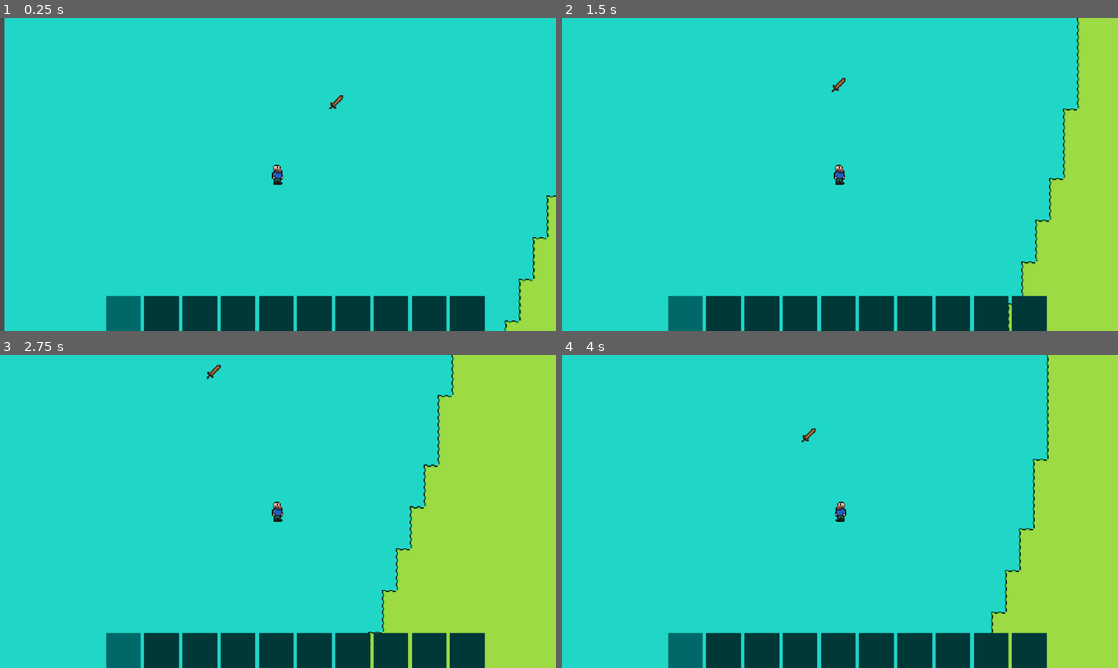
Above: before the commit, frames 1-4 (two rows, left to right).
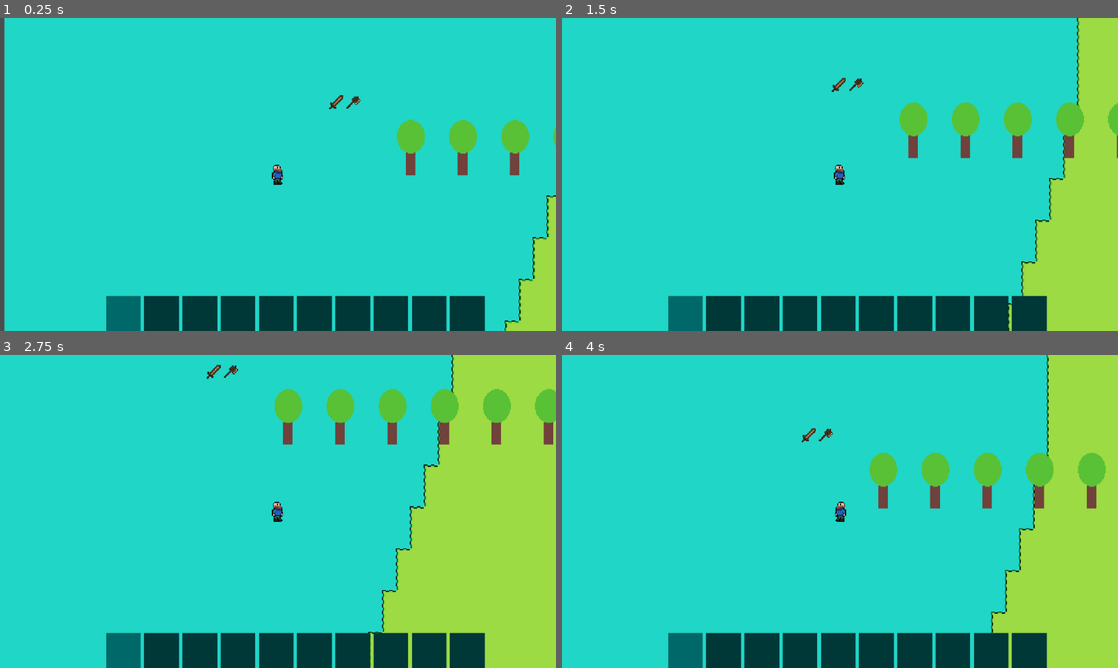
Above: after the commit, the same moments.

Repository: spsJakubSzydlowski/Evergrint
Game: Godot game, scene res://scenes/main.tscn
Two runs of this game, one before a commit and one after it. Both use one fixed random seed, a clock stepped at 60 frames per second and the inputs below.
Inputs (mouse positions are in pixels of both pictures, inside the frame that each line leads up to):
- Up to frame 1 (0.25 s): no input
- Up to frame 2 (1.5 s): tap Enter at 0.5 s; move the mouse to (962, 158) at 0.52 s; hold Right 0.53-1.28 s; tap A (a) at 0.6 s; click (962, 158) at 0.8 s; move the mouse to (728, 190) at 1.27 s; hold Down from 1.28 s (still down); click (728, 190) at 1.35 s
- Up to frame 3 (2.75 s): tap D (d) at 1.55, 2.1 s; move the mouse to (333, 442) at 2.02 s; release Down at 2.03 s; hold Right from 2.03 s (still down); tap S (s) at 2.3 s
- Up to frame 4 (4 s): move the mouse to (812, 574) at 2.77 s; release Right at 2.78 s; hold Up 2.78-3.53 s; tap S (s) at 2.85 s; click (812, 574) at 2.92 s; tap W (w) at 3.05, 3.6 s; move the mouse to (1006, 558) at 3.52 s; hold Left from 3.53 s (still down); tap A (a) at 3.8 s

The runs differ from the first frame. In frame 1, 1.7% of the frame differs, in the area x 62-100%, y 24-51%; in frame 2, 2.4%; in frame 3, 3.3%, in the area x 40-100%, y 3-29%; in frame 4, 2.8%.

Commit message:
Trees, axe, tweaks of slime ai, spawning slimes

Diff:
--- a/data/Evergrint.json
+++ b/data/Evergrint.json
@@ -31,10 +31,9 @@
 					"name": "tile_size"
 				},
 				{
-					"typeStr": "6:MeleeStats",
-					"name": "melee_ref",
-					"opt": true,
-					"display": null
+					"typeStr": "6:ActionStats",
+					"name": "action_ref",
+					"opt": true
 				}
 			],
 			"lines": [
@@ -69,14 +68,14 @@
 					"name": "Wooden Sword",
 					"type": 0,
 					"tile_size": 16,
-					"melee_ref": "wooden_sword",
 					"tile": {
 						"file": "../textures/Atlas-melee_weapons.png",
 						"size": 16,
 						"x": 0,
 						"y": 0
 					},
-					"stack_limit": 1
+					"stack_limit": 1,
+					"action_ref": "wooden_sword"
 				},
 				{
 					"id": "green_gel",
@@ -90,13 +89,27 @@
 						"x": 1,
 						"y": 0
 					}
-				}
-			],
-			"separators": [],
-			"props": {}
-		},
-		{
-			"name": "MeleeStats",
+				},
+				{
+					"id": "wooden_axe",
+					"name": "Wooden Axe",
+					"type": 1,
+					"stack_limit": 1,
+					"tile_size": 16,
+					"tile": {
+						"file": "../textures/Atlas-tools-16x16.png",
+						"size": 16,
+						"x": 0,
+						"y": 0
+					},
+					"action_ref": "wooden_axe"
+				}
+			],
+			"separators": [],
+			"props": {}
+		},
+		{
+			"name": "ActionStats",
 			"columns": [
 				{
 					"typeStr": "0",
@@ -121,16 +134,36 @@
 				{
 					"typeStr": "3",
 					"name": "hitbox_y"
+				},
+				{
+					"typeStr": "5:NONE,AXE,PICKAXE",
+					"name": "tool_type"
+				},
+				{
+					"typeStr": "3",
+					"name": "tool_power"
 				}
 			],
 			"lines": [
 				{
 					"damage": 5,
-					"attack_speed": 1,
+					"attack_speed": 1.2,
 					"knockback": 1,
 					"id": "wooden_sword",
 					"hitbox_x": 20,
-					"hitbox_y": 12
+					"hitbox_y": 12,
+					"tool_type": 0,
+					"tool_power": 0
+				},
+				{
+					"id": "wooden_axe",
+					"damage": 1,
+					"attack_speed": 0.5,
+					"knockback": 1,
+					"hitbox_x": 20,
+					"hitbox_y": 12,
+					"tool_type": 1,
+					"tool_power": 2
 				}
 			],
 			"separators": [],
@@ -225,20 +258,29 @@
 					"id": "green_slime",
 					"items": [
 						{
-							"item": "red_apple",
-							"weight": 50
+							"item": "green_apple",
+							"weight": 80
 						},
 						{
-							"item": "green_apple",
-							"weight": 40
-						},
-						{
 							"item": "wooden_sword",
-							"weight": 3
+							"weight": 1
 						},
 						{
 							"item": "green_gel",
 							"weight": 90
+						},
+						{
+							"item": "wooden_axe",
+							"weight": 1
+						}
+					]
+				},
+				{
+					"id": "oak_tree",
+					"items": [
+						{
+							"item": "red_apple",
+							"weight": 100
 						}
 					]
 				}
@@ -264,6 +306,67 @@
 					"name": "weight"
 				}
 			]
+		},
+		{
+			"name": "Resources",
+			"columns": [
+				{
+					"typeStr": "0",
+					"name": "id"
+				},
+				{
+					"typeStr": "1",
+					"name": "name",
+					"display": null
+				},
+				{
+					"typeStr": "3",
+					"name": "hit_points"
+				},
+				{
+					"typeStr": "5:NONE,AXE,PICKAXE",
+					"name": "tool_type",
+					"display": null
+				},
+				{
+					"typeStr": "14",
+					"name": "tile"
+				},
+				{
+					"typeStr": "3",
+					"name": "tile_width"
+				},
+				{
+					"typeStr": "3",
+					"name": "tile_height"
+				},
+				{
+					"typeStr": "6:LootTables",
+					"name": "loot_ref",
+					"display": null
+				}
+			],
+			"lines": [
+				{
+					"id": "oak_tree",
+					"name": "Oak Tree",
+					"hit_points": 5,
+					"tool_type": 1,
+					"loot_ref": "oak_tree",
+					"tile": {
+						"file": "../textures/Atlas-resources.png",
+						"size": 16,
+						"x": 0,
+						"y": 0,
+						"width": 2,
+						"height": 4
+					},
+					"tile_width": 2,
+					"tile_height": 4
+				}
+			],
+			"separators": [],
+			"props": {}
 		}
 	],
 	"customTypes": [],
--- a/scenes/main.tscn
+++ b/scenes/main.tscn
@@ -239,6 +239,7 @@
 [node name="InventoryCanvas" parent="." instance=ExtResource("5_tbgi4")]
 
 [node name="Timer" type="Timer" parent="."]
+wait_time = 2.0
 autostart = true
 
 [connection signal="item_equipped" from="InventoryCanvas" to="Player" method="_on_inventory_canvas_item_equipped"]
--- /dev/null
+++ b/scenes/world_resource.tscn
@@ -0,0 +1,18 @@
+[gd_scene load_steps=3 format=3 uid="uid://djardhy0i2xds"]
+
+[ext_resource type="Script" uid="uid://csvgao43fby5h" path="res://scripts/world_resource.gd" id="1_m5ijx"]
+
+[sub_resource type="RectangleShape2D" id="RectangleShape2D_s2mhn"]
+size = Vector2(31, 71)
+
+[node name="world_resource" type="StaticBody2D"]
+script = ExtResource("1_m5ijx")
+
+[node name="hurt_box" type="Area2D" parent="."]
+
+[node name="CollisionShape2D" type="CollisionShape2D" parent="hurt_box"]
+position = Vector2(15.5, 35.5)
+shape = SubResource("RectangleShape2D_s2mhn")
+
+[node name="Sprite2D" type="Sprite2D" parent="."]
+centered = false
--- a/scripts/autoloads/DataManager.gd
+++ b/scripts/autoloads/DataManager.gd
@@ -46,7 +46,7 @@
 	return []
 
 func get_melee_stats(id):
-	return db_data.get("MeleeStats", {}).get(id)
+	return db_data.get("ActionStats", {}).get(id)
 
 func _get_item_hit_box(id):
 	var item = get_melee_stats(id)
@@ -56,6 +56,9 @@
 
 func get_entity(id):
 	return db_data.get("Entities", {}).get(id)
+
+func get_resource(id):
+	return db_data.get("Resources", {}).get(id)
 
 func spawn_item(id: String, pos : Vector2, drop = false):
 	if not is_loaded:
@@ -95,3 +98,15 @@
 	entity_instance.position = pos
 
 	entity_instance.initialize(id)
+
+func spawn_resource(id: String, pos : Vector2):
+	if not is_loaded:
+		await get_tree().create_timer(0.1).timeout
+
+	var resource_scene = preload("res://scenes/world_resource.tscn")
+	var resource_instance = resource_scene.instantiate()
+
+	get_tree().current_scene.add_child(resource_instance)
+	resource_instance.position = pos
+
+	resource_instance.initialize(id)
--- a/scripts/generate_surface.gd
+++ b/scripts/generate_surface.gd
@@ -15,11 +15,9 @@
 func generate_surface():
 	var grass_tiles : Array[Vector2i] = []
 	var water_tiles : Array[Vector2i] = []
-	var mountain_tiles : Array[Vector2i] = []
 
 	for x in range(world_width):
 		for y in range(world_height):
-			#var noise_val = noise.get_noise_2d(x, y)
 			var river_val = river_noise.get_noise_2d(x, y)
 
 			if abs(river_val) < 0.01:
@@ -27,17 +25,10 @@
 			elif abs(river_val) < 0.10:
 				grass_tiles.append(Vector2i(x, y))
 			else:
-				#if noise_val > 0.2:
-					#mountain_tiles.append(Vector2i(x, y))
-				#else:
 				grass_tiles.append(Vector2i(x, y))
 
 	if grass_tiles.size() > 0:
 		self.set_cells_terrain_connect(grass_tiles, 0, 0, false)
-		#self.set_cells_terrain_connect(mountain_tiles, 0, 1, false)
-
-	for pos in mountain_tiles:
-		self.set_cell(pos, 0, Vector2i(4, 0))
 
 	for pos in water_tiles:
 		self.set_cell(pos, 0, Vector2i(0, 2))
--- a/scripts/main.gd
+++ b/scripts/main.gd
@@ -10,6 +10,11 @@
 		await DataManager.database_ready
 
 	DataManager.spawn_item("wooden_sword", Vector2(380, 100))
+	DataManager.spawn_item("wooden_axe", Vector2(400, 100))
+
+
+	for i in range(10):
+		DataManager.spawn_resource("oak_tree", Vector2(450 + i * 60, 120))
 
 func spawn_entity():
 	var current_enemy_count = get_tree().get_nodes_in_group("entity").size()
@@ -36,7 +41,6 @@
 				found_valid_spot = true
 
 		if found_valid_spot:
-			print(spawn_pos)
 			DataManager.spawn_entity("green_slime", spawn_pos)
 
 
--- a/scripts/player/player.gd
+++ b/scripts/player/player.gd
@@ -18,6 +18,8 @@
 var current_hp = max_hp
 var is_dead = false
 
+var hit_entities = []
+
 func _physics_process(_delta: float) -> void:
 	var direction := Input.get_vector("a", "d", "w", "s")
 	if direction:
@@ -34,10 +36,12 @@
 		sprite.flip_h = false
 
 	if Input.is_action_just_pressed("attack") and not is_attacking:
-		attack()
+		if current_equipped_id != "":
+			attack(current_equipped_id)
 	move_and_slide()
 
-func attack():
+func attack(item_data):
+	hit_entities.clear()
 	is_attacking = true
 	can_turn = false
 	hand.visible = true
@@ -46,12 +50,11 @@
 	var mouse_position = get_global_mouse_position()
 
 	weapon_pivot.look_at(mouse_position)
-	var angle = weapon_pivot.rotation
-	var angle_rad = deg_to_rad(angle)
+	var angle_rad = weapon_pivot.rotation
+	#var angle_rad = deg_to_rad(angle)
 
 	var radius_x = 10.0
 	var radius_y = 5.0
-
 
 	var pos_x = cos(angle_rad) * radius_x
 	var pos_y = sin(angle_rad) * radius_y
@@ -59,7 +62,13 @@
 
 	hand.rotation = angle_rad + PI/2
 
+	var item = DataManager.get_item(item_data)
+	var item_stats = DataManager.get_melee_stats(item.action_ref)
+
+	animation_player.speed_scale = item_stats.attack_speed
+
 	animation_player.play("attack_swing")
+
 	await animation_player.animation_finished
 
 	weapon_collision_shape.disabled = true
@@ -76,7 +85,7 @@
 		return
 
 	var data = DataManager.get_item(item_id)
-	if data.has("melee_ref") and data.melee_ref != "":
+	if data.has("action_ref") and data.action_ref != "":
 		weapon_collision_shape.shape.size = DataManager._get_item_hit_box(item_id)
 		weapon_collision_shape.position = Vector2(weapon_collision_shape.shape.size.x / 2, 0)
 		var path = "res://" + data.tile.file.replace("../", "")
@@ -86,6 +95,8 @@
 		var ts = data.tile_size
 		atlas_tex.region = Rect2(data.tile.x * ts, data.tile.y * ts, ts, ts)
 		hand_sprite.texture = atlas_tex
+	else:
+		hand_sprite.texture = null
 
 func take_hit(damage):
 	if is_dead: return
@@ -100,22 +111,41 @@
 	queue_free()
 
 func _on_hit_area_area_entered(area: Area2D) -> void:
-	var enemy = area.get_parent()
+	var attackable = area.get_parent()
 
-	if enemy.has_method("take_hit") and is_attacking and not enemy.is_in_group("Player"):
+	if attackable in hit_entities:
+		return
+
+	if attackable.has_method("take_hit") and is_attacking and not attackable.is_in_group("Player"):
+
 		if current_equipped_id == "": return
 
 		var item_data = DataManager.get_item(current_equipped_id)
 		var damage_to_deal = 1
 
-		if item_data.has("melee_ref") and item_data.melee_ref != "":
-			var stats = DataManager.get_melee_stats(item_data.melee_ref)
+		if item_data.has("action_ref") and item_data.action_ref != "":
+			var stats = DataManager.get_melee_stats(item_data.action_ref)
 
 			if stats:
 				damage_to_deal = stats.damage
 
-		enemy.take_hit(damage_to_deal)
+			attackable.take_hit(damage_to_deal)
+			hit_entities.append(attackable)
 
+	if attackable.has_method("harvest") and is_attacking and not attackable.is_in_group("Player"):
+		if current_equipped_id == "": return
+
+		var item_data = DataManager.get_item(current_equipped_id)
+
+		if item_data.has("action_ref") and item_data.action_ref != "":
+			var stats = DataManager.get_melee_stats(item_data.action_ref)
+
+			if stats:
+				var tool_type = stats.tool_type
+				var tool_power = stats.tool_power
+
+				attackable.harvest(tool_type, tool_power)
+				hit_entities.append(attackable)
 
 func _on_magnet_field_area_entered(area: Area2D) -> void:
 	if area.is_in_group("loot"):
--- a/scripts/world_entity.gd
+++ b/scripts/world_entity.gd
@@ -12,24 +12,49 @@
 
 var max_hp : int
 var current_hp: int
-var is_dead = false
+var is_dead := false
+
+var is_chasing = false
+var idle_timer := 0.0
+var idle_direction := Vector2.ZERO
 
 func _ready() -> void:
 	player = get_tree().get_first_node_in_group("Player")
 
-func _physics_process(_delta: float) -> void:
+func _physics_process(delta: float) -> void:
 	if entity.get("faction") == FACTION_HOSTILE:
 		if player and not is_dead:
-			var direction_raw = (player.global_position - global_position)
-			var direction = direction_raw.normalized()
+			var distance = global_position.distance_to(player.global_position)
+			var aggro_range = entity.get("aggro_range", 200.0)
 
-			var move_speed = entity.get("move_speed")
-			velocity = direction * move_speed
+			if distance <= aggro_range:
+				var direction_raw = (player.global_position - global_position)
+				var direction = direction_raw.normalized()
 
-			move_and_slide()
+				var move_speed = entity.get("move_speed")
+				velocity = direction * move_speed
 
-			if direction.x != 0:
-				sprite.flip_h = direction.x < 0
+				if direction.x != 0:
+					sprite.flip_h = direction.x < 0
+			else:
+				process_idle_behaviour(delta)
+
+		move_and_slide()
+
+func process_idle_behaviour(delta: float):
+	idle_timer -= delta
+	if idle_timer <= 0:
+		idle_timer = randf_range(2.0, 4.0)
+		if randf() > 0.5:
+			idle_direction = Vector2(randf_range(-1, 1), randf_range(-1, 1)).normalized()
+		else:
+			idle_direction = Vector2.ZERO
+
+	var idle_speed = entity.get("move_speed", 50.0) * 0.3
+	velocity = idle_direction * idle_speed
+
+	if idle_direction.x != 0:
+		sprite.flip_h = idle_direction.x < 0
 
 func initialize(entity_id: String):
 	entity = DataManager.get_entity(entity_id)
--- /dev/null
+++ b/scripts/world_resource.gd
@@ -0,0 +1,83 @@
+extends StaticBody2D
+
+const TOOL_TYPE_NONE = 0
+const TOOL_TYPE_AXE = 1
+const TOOL_TYPE_PICKAXE = 2
+
+@onready var sprite = $Sprite2D
+
+var resource = ""
+
+var player = null
+
+var is_harvested = false
+
+var max_hp : int
+var current_hp: int
+
+func _ready() -> void:
+	player = get_tree().get_first_node_in_group("Player")
+
+func initialize(resource_id: String):
+	resource = DataManager.get_resource(resource_id)
+
+	if resource == null:
+		print("Error: ID ", resource_id, " doesnt exist in database!")
+		return
+
+	name = resource.id
+
+	if resource.has("tile"):
+		var raw_path = resource.tile.file
+		var clean_path = "res://" + raw_path.replace("../", "")
+
+		var tex = load(clean_path)
+		if tex:
+			sprite.texture = tex
+			sprite.region_enabled = true
+
+			var ts_base = Vector2(16, 16)
+
+			var pos_x = resource.tile.x * ts_base.x
+			var pos_y = resource.tile.y * ts_base.y
+
+			var region_w = resource.tile_width * ts_base.x
+			var region_h = resource.tile_height * ts_base.y
+
+			#sprite.offset.y = -region_h / 2 + (ts_base.y / 2)
+			sprite.region_rect = Rect2(pos_x, pos_y, region_w, region_h)
+
+	max_hp = resource.get("hit_points", 1)
+	current_hp = max_hp
+
+func harvest(tool_type, amount: int):
+	if is_harvested: return
+
+	if tool_type == TOOL_TYPE_AXE:
+		current_hp -= amount
+
+		var tw = create_tween()
+		tw.tween_property(sprite, "modulate", Color.RED, 0.1)
+		tw.tween_property(sprite, "modulate", Color.WHITE, 0.1)
+
+		if current_hp <= 0:
+			die()
+
+func die():
+	is_harvested = true
+	drop_loot()
+	queue_free()
+
+func drop_loot():
+	var table_id = resource.get("loot_ref")
+	if table_id == "" or table_id == null:
+		return
+
+	var loot_items = DataManager.get_loot_table_items(table_id)
+	for entry in loot_items:
+		var roll = randf_range(0, 100)
+		var chance = entry.get("weight", 0)
+
+		if roll <= chance:
+			var item_id = entry.get("item")
+			DataManager.spawn_item(item_id, global_position, true)
Not shown, added: scripts/world_resource.gd.uid
Binary file added: textures/Atlas-resources.png
Not shown, added: textures/Atlas-resources.png.import
Binary file added: textures/Atlas-tools-16x16.png
Not shown, added: textures/Atlas-tools-16x16.png.import
